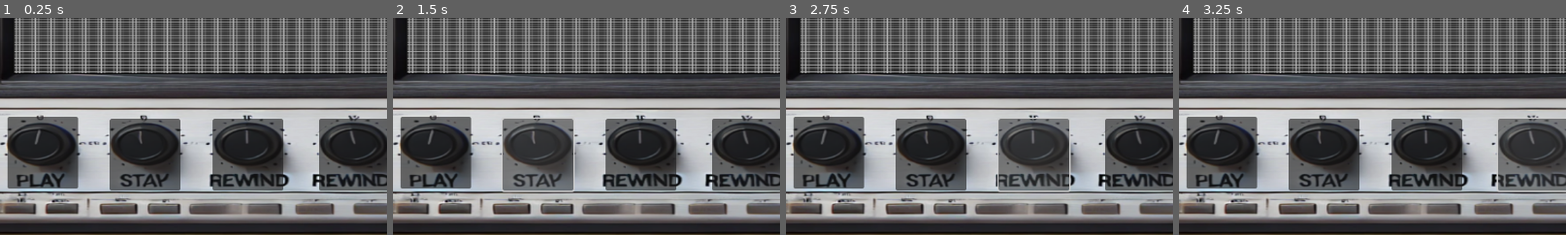
Above: before the commit, frames 1-4 (left to right).
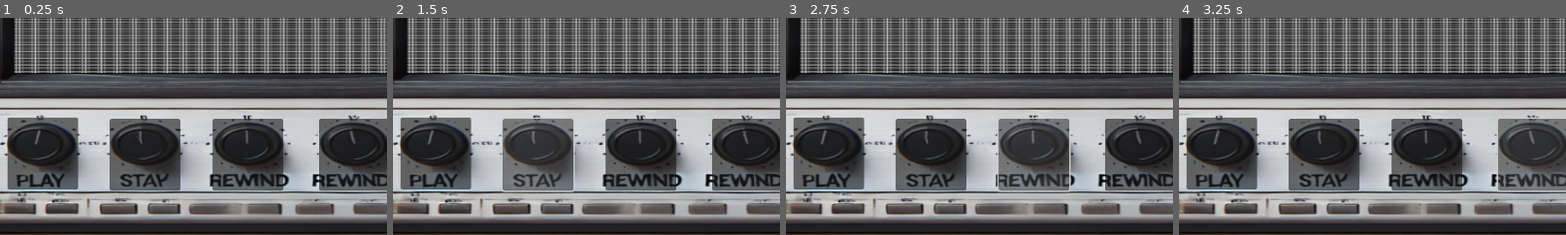
Above: after the commit, the same moments.

Repository: Ciasne14/SteelWorks3
Game: Godot game, scene res://Scenes/main_scene.tscn
Same seed, same stepped clock (60 frames per second), same inputs: the game is played once before the commit and once after it. Before the commit the project starts from res://Scenes/shader_tet.tscn.
Inputs (mouse positions are % of the whole screen's width and height, from its top left):
- Up to frame 1 (0.25 s): no input
- Up to frame 2 (1.5 s): click (11, 81) at 0.5 s; click (24, 82) at 1.25 s
- Up to frame 3 (2.75 s): click (38, 82) at 2 s
- Up to frame 4 (3.25 s): click (51, 82) at 2.75 s
The pictures show only the part of the screen within x 6-56%, y 50-100%; the shares and areas given below are measured in that part.

The runs differ from the first frame. In frame 1, 0.2% of the frame differs, in the area x 2-21%, y 45-80%; in frame 2, 0.2%; in frame 3, 0.2%; in frame 4, 0.2%.

Commit message:
main i do domu

Diff:
--- a/Scenes/shader_tet.tscn
+++ b/Scenes/main_scene.tscn
@@ -1,8 +1,9 @@
-[gd_scene load_steps=4 format=3 uid="uid://bomcccbex7omi"]
+[gd_scene load_steps=5 format=3 uid="uid://bomcccbex7omi"]
 
-[ext_resource type="Texture2D" uid="uid://bs2hfascsje7p" path="res://background_tv.png" id="1_5btbc"]
-[ext_resource type="Texture2D" uid="uid://qvpqih0b1vkp" path="res://OldComputer.png" id="1_xc6xc"]
-[ext_resource type="Material" uid="uid://gu6wpty15hva" path="res://MaterialShaders/VHSShaderMaterial.tres" id="3_n654k"]
+[ext_resource type="Texture2D" uid="uid://bs2hfascsje7p" path="res://background_tv.png" id="1_22urk"]
+[ext_resource type="Texture2D" uid="uid://qvpqih0b1vkp" path="res://OldComputer.png" id="2_2jry2"]
+[ext_resource type="Script" path="res://Scenes/main_scene.gd" id="3_fj4oy"]
+[ext_resource type="Material" uid="uid://gu6wpty15hva" path="res://MaterialShaders/VHSShaderMaterial.tres" id="4_sbcsv"]
 
 [node name="Control" type="Control"]
 layout_mode = 3
@@ -35,15 +36,15 @@
 offset_bottom = -0.240021
 grow_horizontal = 2
 grow_vertical = 2
-texture = ExtResource("1_xc6xc")
+texture = ExtResource("2_2jry2")
 expand_mode = 1
+script = ExtResource("3_fj4oy")
 
 [node name="CanvasLayer" type="CanvasLayer" parent="."]
 visible = false
 
 [node name="ColorRect" type="ColorRect" parent="CanvasLayer"]
-visible = false
-material = ExtResource("3_n654k")
+material = ExtResource("4_sbcsv")
 anchors_preset = 15
 anchor_right = 1.0
 anchor_bottom = 1.0
@@ -60,9 +61,9 @@
 anchor_right = 0.156
 anchor_bottom = 0.898
 offset_left = 1.12
-offset_top = -2.98404
+offset_top = -1.98398
 offset_right = 1.28799
-offset_bottom = -2.90405
+offset_bottom = -1.90399
 grow_horizontal = 2
 grow_vertical = 2
 
--- a/project.godot
+++ b/project.godot
@@ -11,7 +11,7 @@
 [application]
 
 config/name="SteelWorks3"
-run/main_scene="res://Scenes/shader_tet.tscn"
+run/main_scene="res://Scenes/main_scene.tscn"
 config/features=PackedStringArray("4.3", "GL Compatibility")
 config/icon="res://Images/icon.svg"
 
Not shown: 1 places in Scenes/main_scene.tscn that only renumber resources
